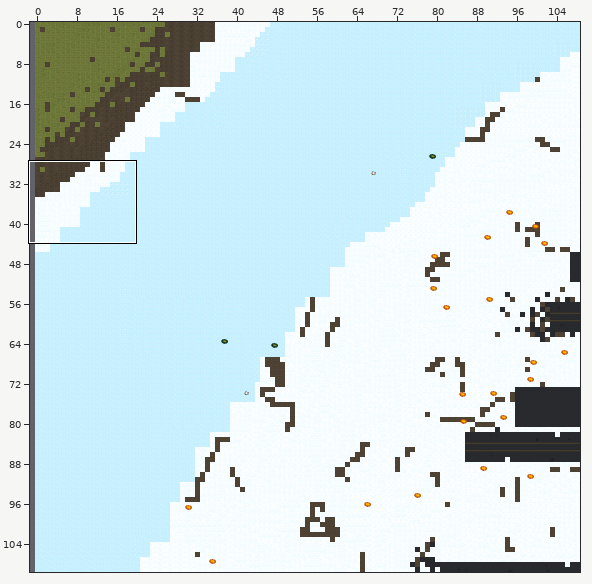
Two states of a Tiled map, resources/locations/winter_island/winter_island_map.tmx. Above, an overview of the earlier version with the close-up marked.
Close-up. The starting point:
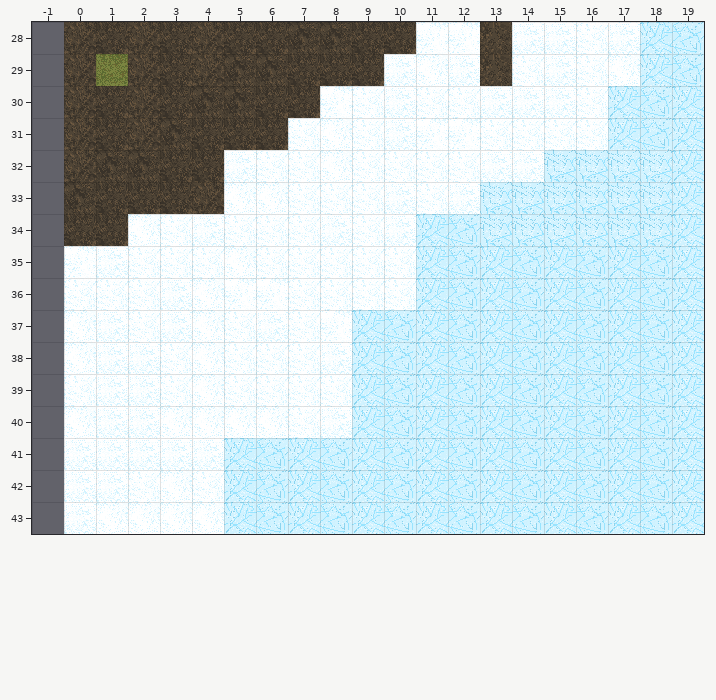
Cells are 32x32 px. Shown: x -1..19, y 28..43. The commit also changed other parts of the map, which this record leaves out.
Now the later version:
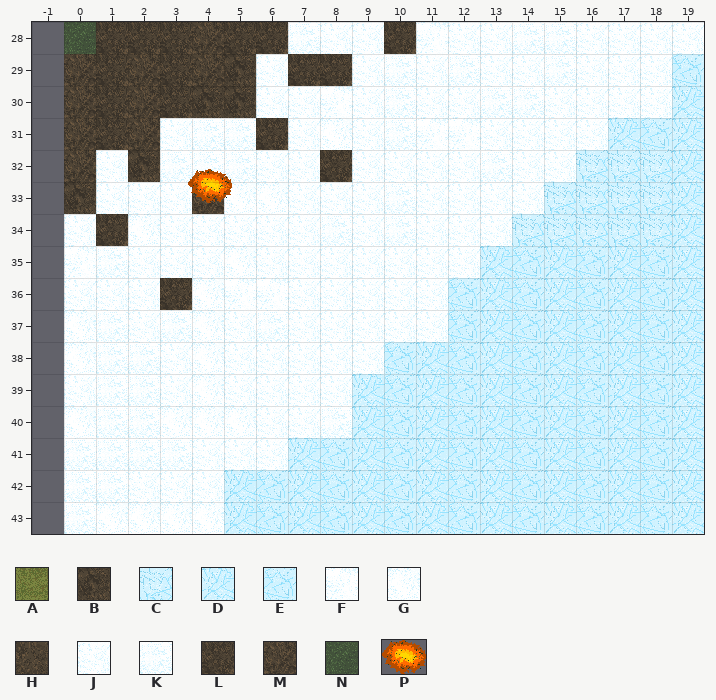
Key: from "Ground_as_tiles": A 235, B 370; from "Tileset": C 100, D 145, E 146, F 190, G 191, H 199, J 235, K 236, L 243, M 244, N 889; from "Trees": P 3 "TDS04_0010_Bush-03".
_ is an empty cell.
Objects are placed by their top-left corner, in cells (3,4 is the top-left corner of cell 3,4); size is 1x1 cell unless given.
Changes in this commit:
Layer "Ground":
The edit turns tile B into tile J in row 28 at x 8; in row 29 at x 6; in row 31 at x 3; in row 32 at x 1.
The edit turns tile C into tile J in row 32 at x 15; in row 33 at x 13 to 14; in row 34 at x 13.
The edit turns tile D into tile J in rows 28 to 29 at x 18; in row 30 at x 17; in rows 34 to 36 at x 11; in row 37 at x 9 and 11; in row 38 at x 9; in row 41 at x 5.
The edit turns tile E into tile J in row 28 at x 19; in row 30 at x 18; in rows 34 to 35 at x 12; in row 37 at x 10; in row 41 at x 6.
The edit turns tile F into tile J in row 28 at x 12; in row 37 at x 8.
The edit turns tile G into tile J in row 29 at x 11 and 17; in row 40 at x 6; in row 42 at x 3.
The edit turns tile H into tile J in rows 28 to 29 at x 13.
The edit turns tile K into tile J in row 28 at x 17; in row 30 at x 15; in row 32 at x 14; in row 33 at x 12; in row 34 at x 4; in row 38 at x 8.
The edit turns tile K into tile J in row 41 at x 4.
The edit turns tile L into tile J in rows 28 to 29 at x 9; in row 30 at x 6 to 7; in row 33 at x 1 to 3; in row 34 at x 0.
The edit turns tile B into tile K in row 28 at x 7.
The edit turns tile L into tile K in row 31 at x 4 to 5; in row 32 at x 3 to 4.
The edit turns tile A into tile L in row 29 at x 1.
The edit turns tile G into tile L in row 32 at x 8.
The edit turns tile K into tile L in row 36 at x 3.
The edit turns tile M into tile L in row 28 at x 2.
The edit turns tile M into tile N in row 28 at x 0.
Layer "Objects":
A new object: P "TDS04_0010_Bush-03" at 3.9,32.6 size 1.4x1.1.
Boxes around the changes in both close-ups, in picture pixels (x1, y1, x2, y2):
changed: (64, 22, 576, 374)
changed: (608, 22, 704, 118)
changed: (160, 406, 288, 502)
